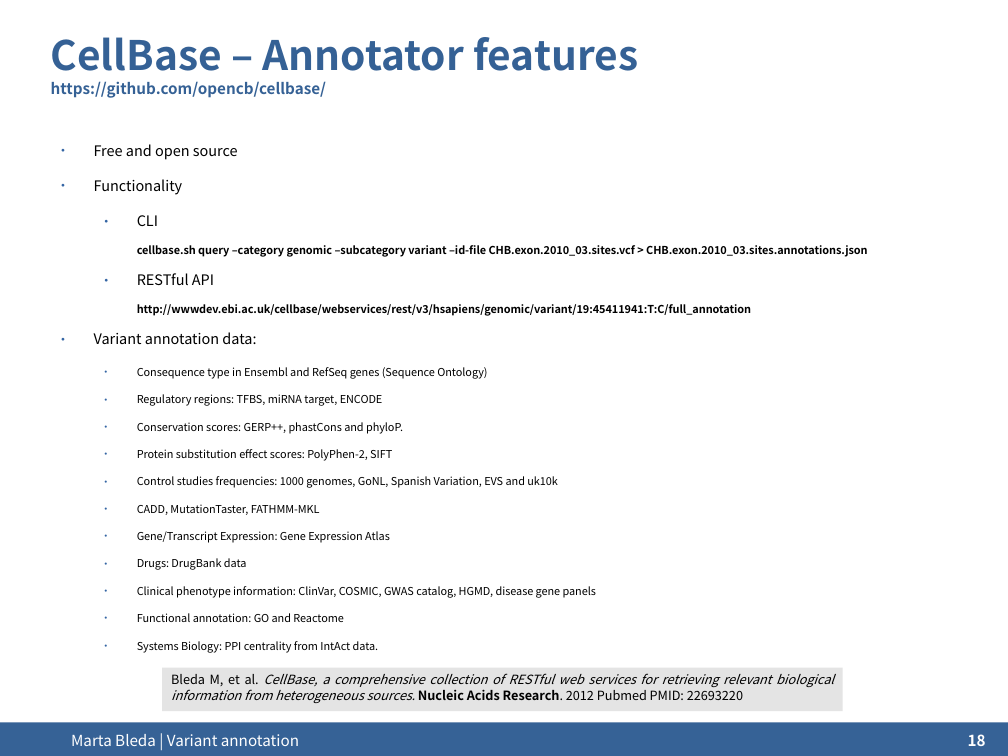
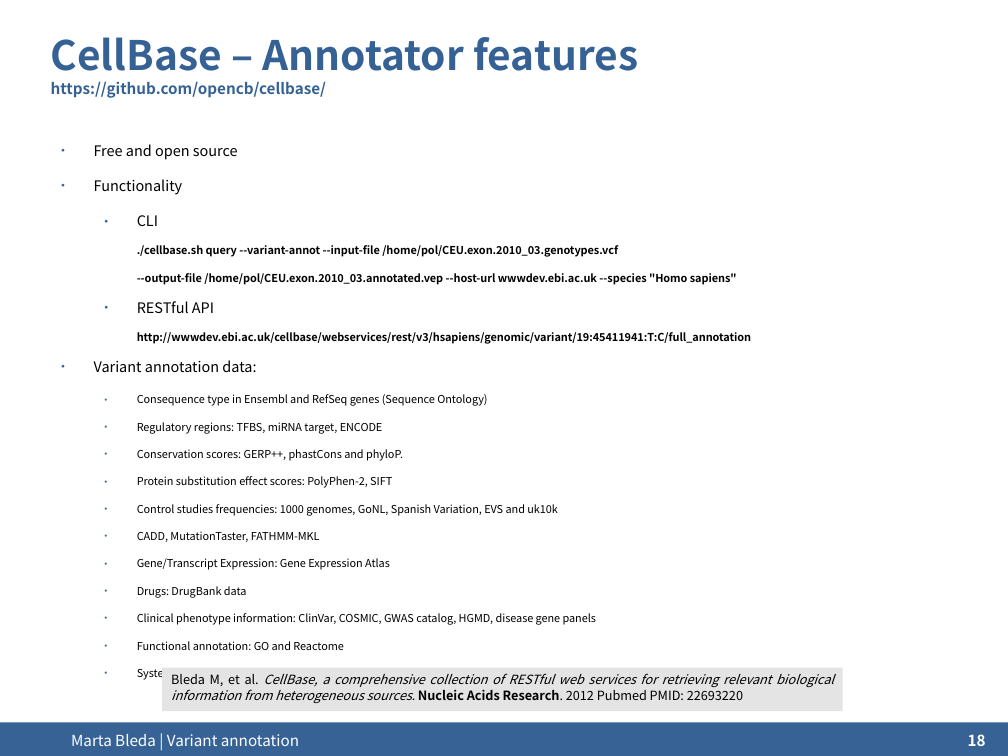
Before and after one commit to ngs-course/ngs-course.github.io, a slide deck: slide 18 of Course_Materials/variant_annotation/presentation/2015-Cambridge_variant_annotation.odp. Drawn at 1008x756 pixels with LibreOffice and Linux fonts; fonts in the diff are those of the drawing; background and template pictures are left out. Boxes give left, top, right and bottom in pixels: in the first picture for what was removed or moved away, otherwise in the second. Text is boxed around its words. In the diff, an @@ line names an element or a change of style, - is before the commit and + after.

Commit message:
changes made at variant annotation slides

```diff
--- a/Course_Materials/variant_annotation/presentation/2015-Cambridge_variant_annotation.odp
+++ b/Course_Materials/variant_annotation/presentation/2015-Cambridge_variant_annotation.odp
@@ text at [137,245,737,285]: text changed @@
-  cellbase.sh query –category genomic –subcategory variant –id-file CHB.exon.2010_03.sites.vcf > CHB.exon.2010_03.sites.annotations.json
+  ./cellbase.sh query --variant-annot --input-file /home/pol/CEU.exon.2010_03.genotypes.vcf
+  --output-file /home/pol/CEU.exon.2010_03.annotated.vep --host-url wwwdev.ebi.ac.uk --species "Homo sapiens"
```
Also in this commit, not shown: 2 other slides changed.
